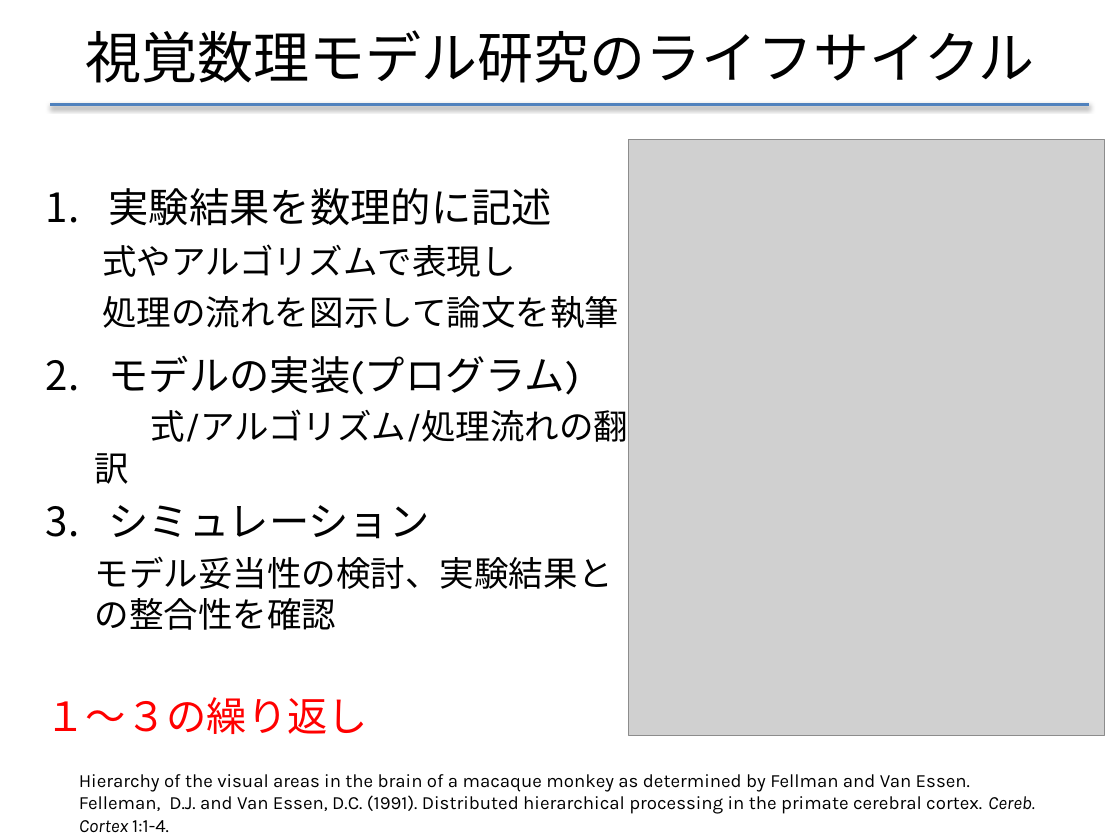
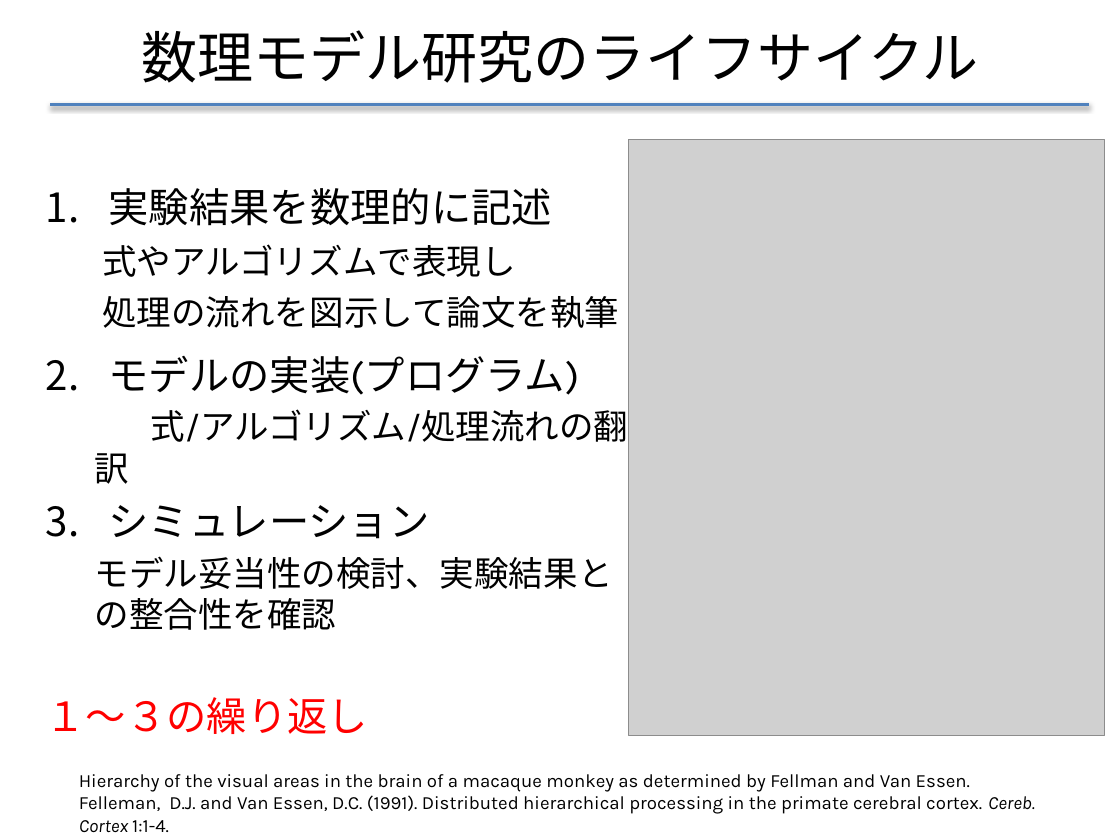
Before and after one commit to f-akazawa/akaz_uecdevelop, a slide deck: slide 3 of doc/中間発表資料.pptx. Drawn at 1120x840 pixels with LibreOffice and Linux fonts; fonts in the diff are those of the drawing; grey boxes stand for pictures. Boxes give left, top, right and bottom in pixels: in the first picture for what was removed or moved away, otherwise in the second. Text is boxed around its words. In the diff, an @@ line names an element or a change of style, - is before the commit and + after.

```diff
--- a/doc/中間発表資料.pptx
+++ b/doc/中間発表資料.pptx
@@ title at [141,30,978,83]: text changed @@
-視覚数理モデル研究のライフサイクル
+数理モデル研究のライフサイクル
```
Also in this commit, not shown: 5 other slides changed, 3 slides added.
